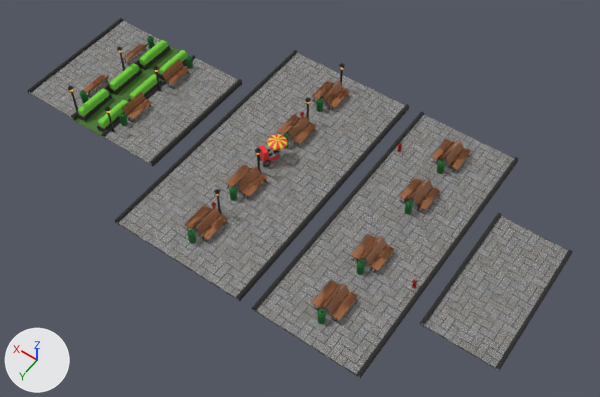
The FBX model Assets/Models/street.fbx as it was, and as the next commit left it.
Both versions are drawn from a 50 mm lens placed at (-9.37, 11.7, 17.55), pointed at (-1.37, 0.49, -0.05). Arrows for +X, +Y and +Z are at lower left; the lights stay in place. Vertices at the same position are counted once.

The first picture shows 'FOLIAGE2', 'FOLIAGE3', 'FOLIAGE4', 'GRASS', 'ROAD1', 'ROAD2', 'ROAD3', 'ROAD4'.
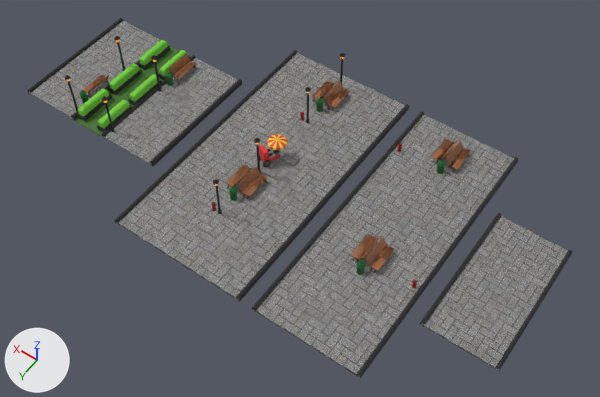
Boxes (x1, y1, x2, y2) around the edits, measured in the pictures (600 x 397 px; the box of a moved part takes in the faces that stretch with it):
'FOLIAGE3', reshaped (16% narrower, 11% shorter)
    before: (184, 63, 350, 244)
    after: (211, 53, 350, 214)
'FOLIAGE2', reshaped (24% narrower, 19% shorter)
    before: (312, 139, 471, 324)
    after: (351, 139, 471, 288)
'FOLIAGE4', reshaped
    before: (68, 36, 193, 132)
    after: (65, 36, 197, 132)
part 1 of me_plane_001, moved or reshaped
    before: (169, 67, 188, 84)
    after: (175, 62, 194, 78)
part 2 of me_plane_001, moved or reshaped
    before: (166, 66, 186, 82)
    after: (173, 61, 192, 77)
part 3 of me_plane_001, moved or reshaped
    before: (171, 68, 190, 85)
    after: (178, 63, 196, 79)
part 4 of me_plane_001, moved or reshaped
    before: (165, 63, 184, 81)
    after: (172, 58, 190, 75)
part 5 of me_plane_001, moved or reshaped
    before: (186, 60, 193, 69)
    after: (166, 76, 174, 86)
part 6 of me_plane_001, moved or reshaped
    before: (186, 56, 192, 61)
    after: (166, 73, 173, 78)
part 7 of me_plane_001, deleted
    before: (119, 36, 155, 126)
part 8 of me_plane_001, moved or reshaped
    before: (117, 46, 125, 69)
    after: (114, 36, 125, 69)
part 9 of me_plane_001, moved or reshaped
    before: (68, 86, 77, 108)
    after: (65, 75, 77, 108)
part 10 of me_plane_001, moved or reshaped
    before: (153, 66, 161, 89)
    after: (151, 55, 161, 89)
part 11 of me_plane_001, moved or reshaped
    before: (104, 107, 113, 129)
    after: (102, 96, 113, 129)
part 12 of me_cube_001, deleted (brown)
    before: (184, 114, 316, 244)
part 13 of me_cube_001, moved or reshaped
    before: (305, 98, 311, 120)
    after: (305, 87, 311, 120)
part 14 of me_cube_001, moved or reshaped
    before: (339, 63, 345, 85)
    after: (339, 53, 346, 85)
part 15 of me_cube_001, moved or reshaped
    before: (214, 189, 221, 211)
    after: (213, 179, 221, 211)
part 16 of me_cube_001, moved or reshaped
    before: (255, 148, 261, 170)
    after: (254, 138, 261, 170)
part 17 of me_cube_002, deleted (brown)
    before: (312, 177, 441, 324)

Edits to the bpy script that builds the scene:
```text
Change me_plane_001:
    remove me_plane_001.from_pydata(...)  # 2858 vertices, 2838 faces; spans x -1.0..1.0, y -1.7..1.79, z 0.1..1.1
    add me_plane_001.from_pydata(...)  # 1601 vertices, 1591 faces; spans x -1.0..1.0, y -1.67..1.79, z 0.1..1.5
    me_plane_001 part 1: the loose piece of 20 vertices spanning x -0.92..-0.84, y -1.37..-0.56, z 0.29..0.3 is moved by (0.0, -0.3, 0.0)
    me_plane_001 part 2: the loose piece of 24 vertices spanning x -0.83..-0.76, y -1.37..-0.56, z 0.29..0.3 is moved by (0.0, -0.3, 0.0)
    me_plane_001 part 3: the loose piece of 20 vertices spanning x -1.0..-0.93, y -1.37..-0.56, z 0.29..0.3 is moved by (0.0, -0.3, 0.0)
    me_plane_001 part 4: the loose piece of 29 vertices spanning x -0.75..-0.7, y -1.37..-0.56, z 0.31..0.37 is moved by (0.0, -0.3, 0.0)
    me_plane_001 part 5: the loose piece of 128 vertices spanning x -0.87..-0.68, y -1.7..-1.5, z 0.1..0.43 is moved by (0.0, 0.9, 0.0)
    me_plane_001 part 6: the loose piece of 160 vertices spanning x -0.88..-0.67, y -1.7..-1.5, z 0.43..0.5 is moved by (0.0, 0.9, 0.0)
    me_plane_001 part 7: 31 loose pieces with 1257 vertices, spanning x -1.0..1.0, y -1.7..1.4, z 0.1..0.52, are deleted
    me_plane_001 part 8: 56 vertices moved from x 0.62..0.8, y -0.37..-0.21, z 0.86..1.1 to x 0.62..0.8, y -0.37..-0.21, z 1.26..1.5; 20 vertices removed from x 0.65..0.77, y -0.35..-0.24, z 0.88..0.96; 20 vertices added at x 0.65..0.77, y -0.35..-0.24, z 1.28..1.36
    me_plane_001 part 9: 56 vertices moved from x 0.62..0.8, y 1.63..1.79, z 0.86..1.1 to x 0.62..0.8, y 1.63..1.79, z 1.26..1.5; 20 vertices removed from x 0.65..0.77, y 1.65..1.76, z 0.88..0.96; 20 vertices added at x 0.65..0.77, y 1.65..1.76, z 1.28..1.36
    me_plane_001 part 10: 56 vertices moved from x -0.8..-0.62, y -0.37..-0.21, z 0.86..1.1 to x -0.8..-0.62, y -0.37..-0.21, z 1.26..1.5; 20 vertices removed from x -0.77..-0.65, y -0.35..-0.24, z 0.88..0.96; 20 vertices added at x -0.77..-0.65, y -0.35..-0.24, z 1.28..1.36
    me_plane_001 part 11: 56 vertices moved from x -0.8..-0.62, y 1.63..1.79, z 0.86..1.1 to x -0.8..-0.62, y 1.63..1.79, z 1.26..1.5; 20 vertices removed from x -0.77..-0.65, y 1.65..1.76, z 0.88..0.96; 20 vertices added at x -0.77..-0.65, y 1.65..1.76, z 1.28..1.36
Change me_cube_001:
    remove me_cube_001.from_pydata(...)  # 7096 vertices, 7007 faces; spans x -0.4..0.4, y -3.47..3.5, z -0.21..0.8
    add me_cube_001.from_pydata(...)  # 5154 vertices, 5050 faces; spans x -0.4..0.4, y -3.47..2.39, z -0.21..1.2
    me_cube_001 part 12: 59 loose pieces with 1942 vertices, spanning x -0.4..0.4, y -1.57..3.5, z -0.2..0.22, are deleted
    me_cube_001 part 13: 56 vertices moved from x -0.09..0.09, y -1.77..-1.61, z 0.56..0.8 to x -0.09..0.09, y -1.77..-1.61, z 0.96..1.2; 20 vertices removed from x -0.06..0.06, y -1.75..-1.64, z 0.58..0.67; 20 vertices added at x -0.06..0.06, y -1.75..-1.64, z 0.98..1.07
    me_cube_001 part 14: 56 vertices moved from x -0.09..0.09, y -3.47..-3.31, z 0.56..0.8 to x -0.09..0.09, y -3.47..-3.31, z 0.96..1.2; 20 vertices removed from x -0.06..0.06, y -3.45..-3.34, z 0.58..0.67; 20 vertices added at x -0.06..0.06, y -3.45..-3.34, z 0.98..1.07
    me_cube_001 part 15: 56 vertices moved from x -0.09..0.09, y 2.23..2.39, z 0.56..0.8 to x -0.09..0.09, y 2.23..2.39, z 0.96..1.2; 20 vertices removed from x -0.06..0.06, y 2.25..2.36, z 0.58..0.67; 20 vertices added at x -0.06..0.06, y 2.25..2.36, z 0.98..1.07
    me_cube_001 part 16: 56 vertices moved from x -0.09..0.09, y 0.53..0.69, z 0.56..0.8 to x -0.09..0.09, y 0.53..0.69, z 0.96..1.2; 20 vertices removed from x -0.06..0.06, y 0.55..0.66, z 0.58..0.67; 20 vertices added at x -0.06..0.06, y 0.55..0.66, z 0.98..1.07
Change me_cube_002:
    remove me_cube_002.from_pydata(...)  # 5646 vertices, 5673 faces; spans x -1.36..1.36, y -3.37..3.4, z 0.1..0.52
    add me_cube_002.from_pydata(...)  # 3722 vertices, 3735 faces; spans x -1.36..1.36, y -3.37..1.7, z 0.1..0.52
    me_cube_002 part 17: 52 loose pieces with 1924 vertices, spanning x -0.4..0.4, y -1.67..3.4, z 0.1..0.52, are deleted
```
